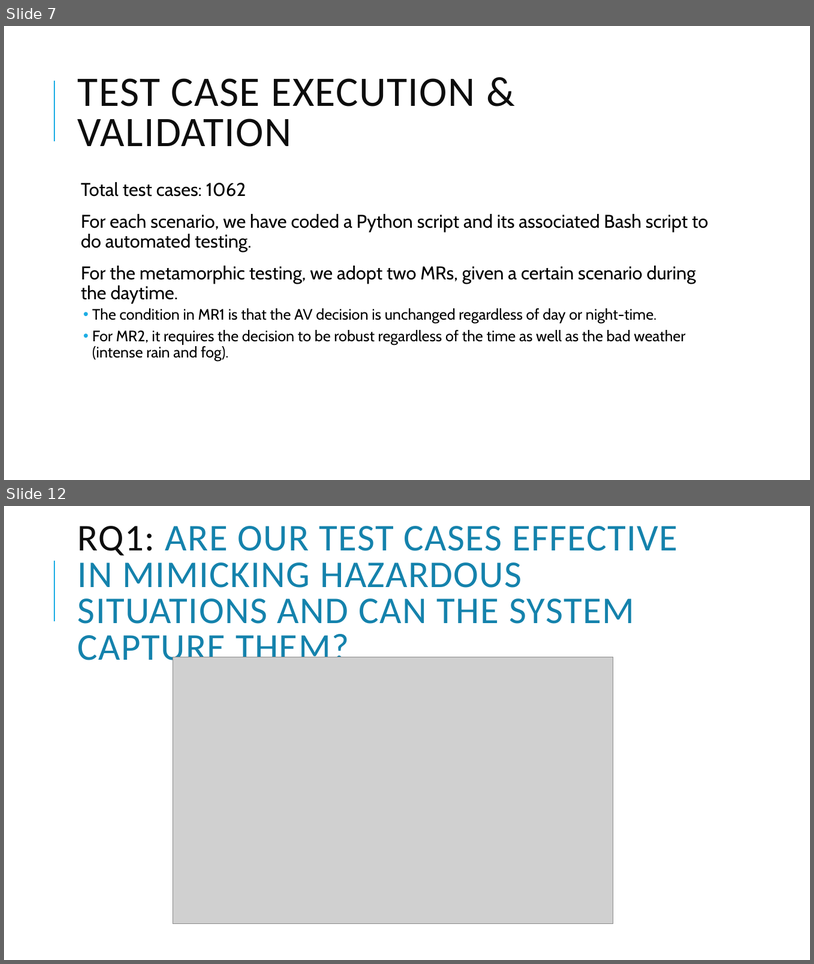
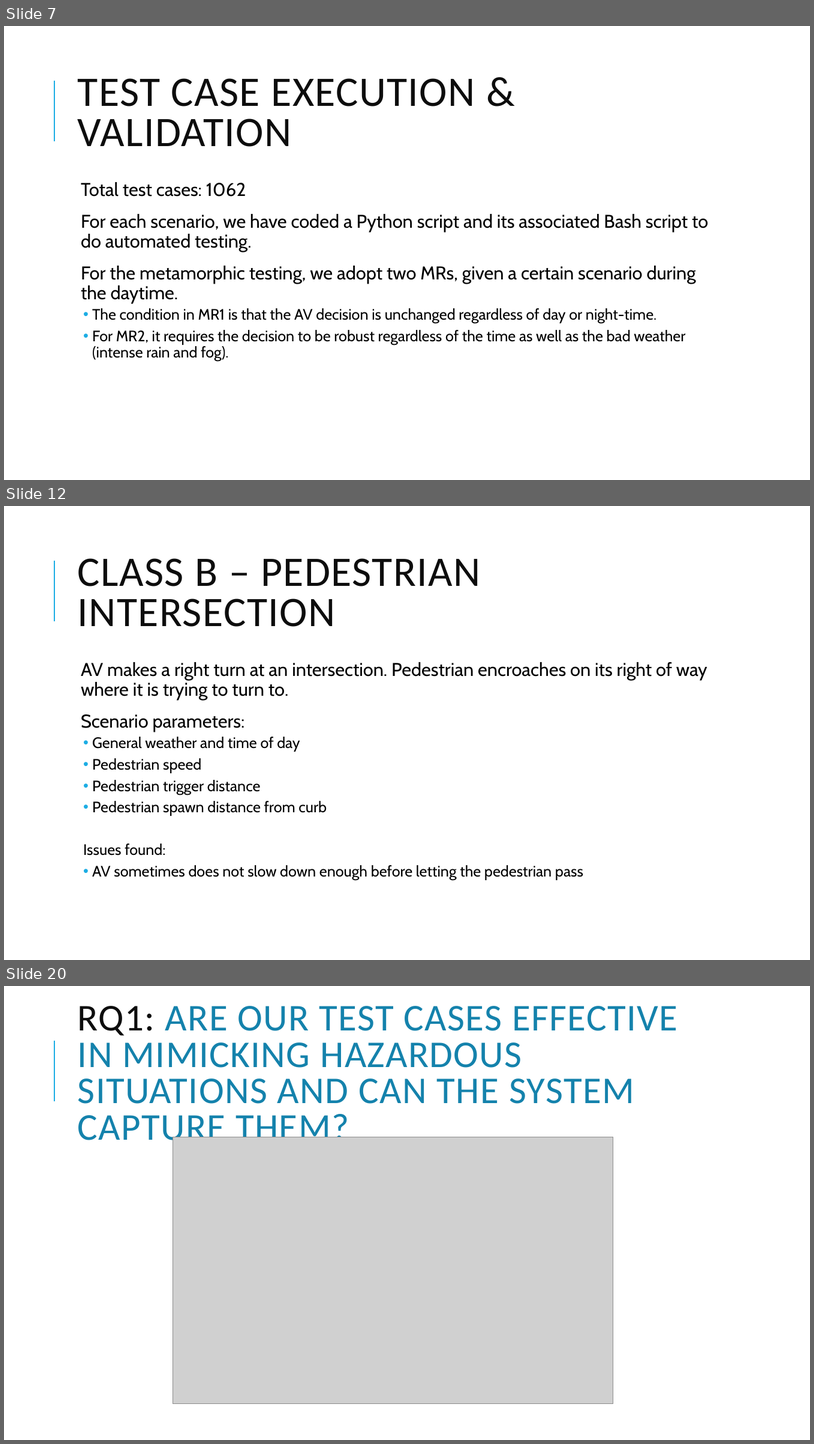
Before and after one commit to Swinburne-AV-Challenge-2021/Deliverable2, a slide deck: presentation/AVTest-Swinburne.pptx. Shown one above the other, each under a label of ours: slides 7 and 12 before the commit, slides 7, 12 and 20 after it; the slides between them are not shown. The pictures are 814x964 and 814x1444 pixels, drawn with LibreOffice and Linux fonts; fonts in the diff are those of the drawing; grey boxes stand for pictures; background and template pictures are left out. Boxes give left, top, right and bottom in pixels: in the first picture for what was removed or moved away, otherwise in the second. Text is boxed around its words. In the diff, an @@ line names an element or a change of style, - is before the commit and + after.

```diff
--- a/presentation/AVTest-Swinburne.pptx
+++ b/presentation/AVTest-Swinburne.pptx
@@ slide 12 added at bbox=[4, 506, 810, 960], background #FFFFFF; not listed: 1 template element that a slide beside it also shows @@
@@ title added at bbox=[78, 558, 480, 627], 50 pt, text #0D0D0D @@
+CLASS B – PEDESTRIAN INTERSECTION
@@ text added at bbox=[81, 662, 708, 880], 18 pt, text #000000 @@
+  AV makes a right turn at an intersection. Pedestrian encroaches on its right of way where it is trying to turn to.
+  Scenario parameters:
+  • General weather and time of day
+  • Pedestrian speed
+  • Pedestrian trigger distance
+  • Pedestrian spawn distance from curb
+  Issues found:
+  • AV sometimes does not slow down enough before letting the pedestrian pass
@@ what was slide 12 is now slide 20 @@
```
Also in this commit, not shown: 8 slides changed, 7 other slides added.
